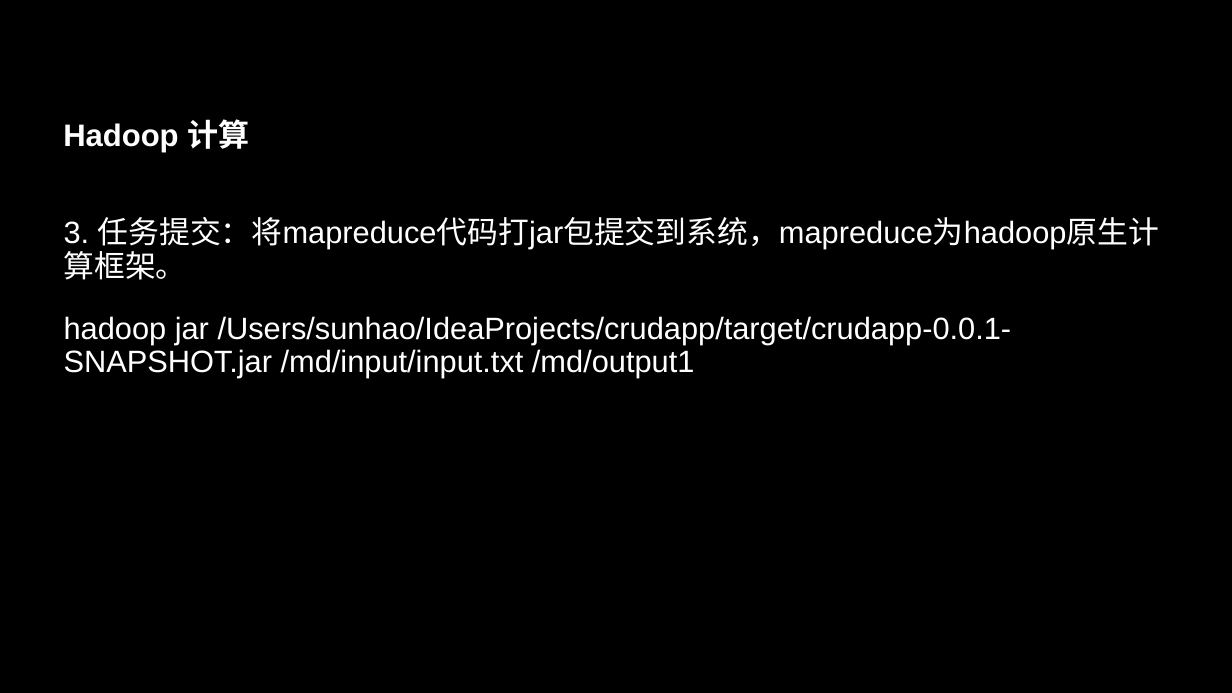
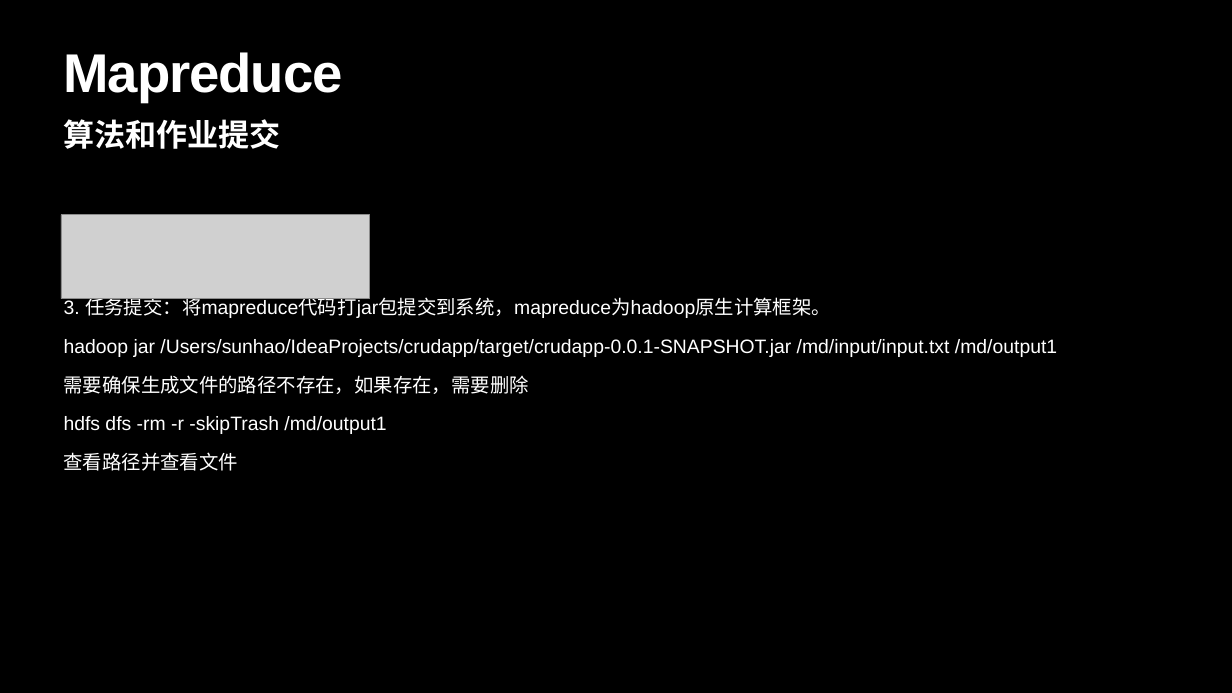
Before and after one commit to LinusLarrabee/bigData, a slide deck: slide 13 of src/doc/大数据组件调研.pptx (slide 10 before the commit). Drawn at 1232x693 pixels with LibreOffice and Linux fonts; fonts in the diff are those of the drawing; grey boxes stand for pictures. Boxes give left, top, right and bottom in pixels: in the first picture for what was removed or moved away, otherwise in the second. Text is boxed around its words. In the diff, an @@ line names an element or a change of style, - is before the commit and + after.

```diff
--- a/src/doc/大数据组件调研.pptx
+++ b/src/doc/大数据组件调研.pptx
@@ title added at (x1=64, y1=52, x2=343, y2=102), 85 pt, text #FFFFFF, bold @@
+Mapreduce
@@ text at (x1=63, y1=119, x2=280, y2=149): text changed @@
-Hadoop 计算
+算法和作业提交
@@ picture added at (x1=61, y1=215, x2=370, y2=299) @@
@@ text at (x1=64, y1=294, x2=1057, y2=357): size 48 to 30.2 pt in "3. 任务提交：将mapreduce代码打jar包提交到系统，mapreduce为hadoop原生计算框架。", "hadoop jar /Users/sunhao/IdeaProjects/crudapp/target/crudapp ..."; less space between paragraphs @@
@@ text at (x1=64, y1=375, x2=529, y2=471): paragraphs added @@
+需要确保生成文件的路径不存在，如果存在，需要删除
+hdfs dfs -rm -r -skipTrash /md/output1
+查看路径并查看文件
```
Also in this commit, not shown: 6 other slides changed, 11 slides added, 6 slides removed, 5 other files.
